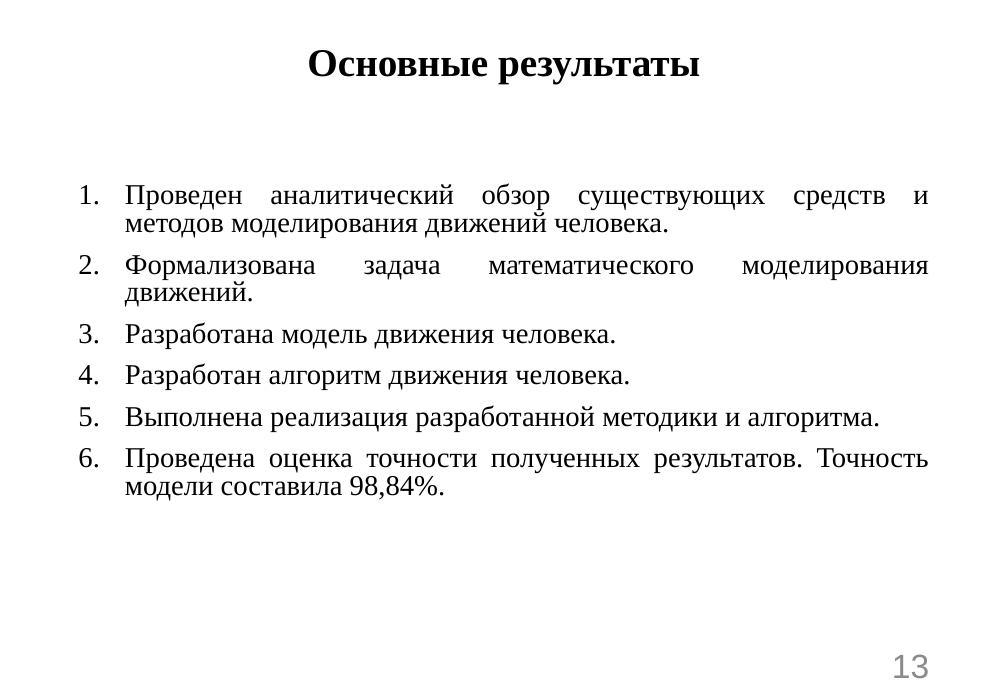
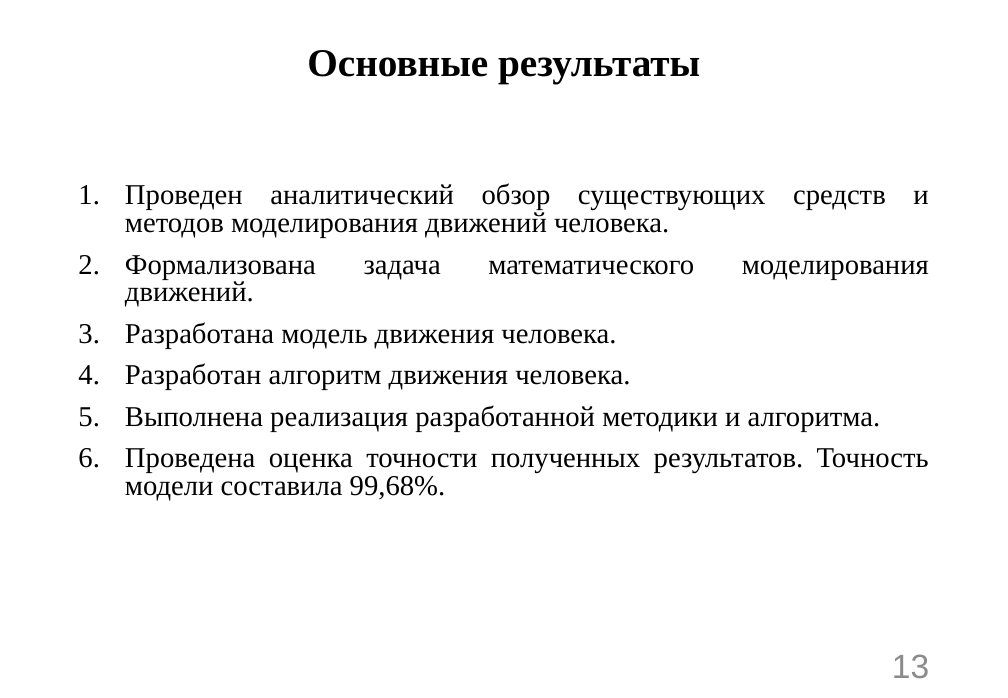
Before and after one commit to n7arti/MIET.Magistratura, a slide deck: slide 13 of Диссертация/Смотр 2 курс 2 семестр/Артамонова_презентация.pptx. Drawn at 1008x698 pixels with LibreOffice and Linux fonts; fonts in the diff are those of the drawing. Boxes give left, top, right and bottom in pixels: in the first picture for what was removed or moved away, otherwise in the second. Text is boxed around its words. In the diff, an @@ line names an element or a change of style, - is before the commit and + after.

```diff
--- a/Диссертация/Смотр 2 курс 2 семестр/Артамонова_презентация.pptx
+++ b/Диссертация/Смотр 2 курс 2 семестр/Артамонова_презентация.pptx
@@ text at (125,448,929,501): text changed @@
-6. Проведена оценка точности полученных результатов. Точность модели составила 98,84%.
+6. Проведена оценка точности полученных результатов. Точность модели составила 99,68%.
```
Also in this commit, not shown: 2 other slides changed, 2 other files.
